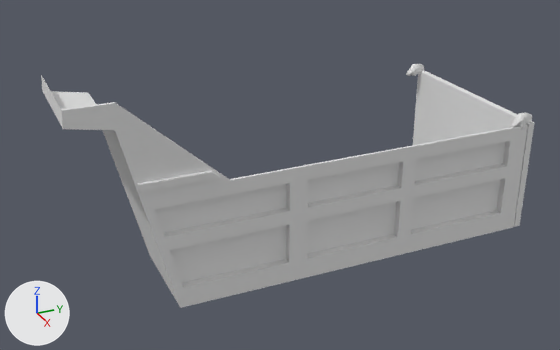
An edit to the glTF model greenfield-v3/assets/models/maz/upKuzov.glb, drawn before and after from the same camera.
The view is the same before and after, from a 50 mm camera at (59.9, -18.7, 33.8) aimed at (8.6, 4.4, 8.1). The axes (+X, +Y, +Z) are drawn at lower left. The lights are the same throughout. The first picture is the older version. Where no turn or scale is listed for an object, it has been applied to the vertices. Vertices at exactly the same position are counted once.

The scene before the commit, as lines of its bpy script (objects in view):
```python
me_cube_002 = bpy.data.meshes.new('Cube.002')
me_cube_002.from_pydata(...)  # 24 vertices, 44 faces; spans x -0.1..15.6, y -2.2..-1.7, z -0.9..8.3
me_plane_001 = bpy.data.meshes.new('Plane.001')
me_plane_001.from_pydata(...)  # 113 vertices, 220 faces; spans x -7.3..0.9, y -10.4..25.1, z -4.8..10.8
ob_cube = bpy.data.objects.new('Cube', me_cube_002)
ob_cube.location = (0.0, 24.98, 3.71)
ob_plane_001 = bpy.data.objects.new('Plane.001', me_plane_001)
ob_plane_001.location = (15.0, -2.4, 7.57)
```
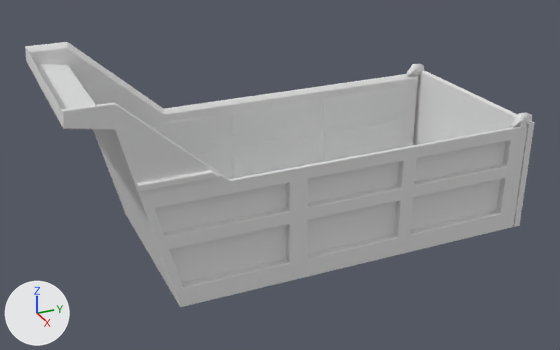
What changed in the scene script:
```text
Change me_plane_001:
    used by ob_plane_001; location = (15.0, -2.4, 7.57)
    remove me_plane_001.from_pydata(...)  # 113 vertices, 220 faces; spans x -7.3..0.9, y -10.4..25.1, z -4.8..10.8
    add me_plane_001.from_pydata(...)  # 1230 vertices, 2452 faces; spans x -15.4..0.9, y -10.4..25.1, z -4.8..10.9
    me_plane_001 part 1: a new loose piece of 615 vertices spanning x -15.4..-7.3, y -10.4..25.1, z -4.8..10.9
    me_plane_001 part 2: 21 vertices moved from x -7.3..0.6, y -6.3..24.7, z -4.8..5.3 to x -7.3..0.6, y -6.3..24.7, z -4.7..5.3; 72 vertices removed from x -0.3..0.9, y -10.4..25.1, z -4.8..10.8; 574 vertices added at x -7.3..0.9, y -10.4..25.1, z -4.8..10.9
```

Changed parts and their boxes [x1, y1, x2, y2] in the pictures (560 x 350 px):
'Plane.001', reshaped (14% taller): before [41, 75, 528, 308]; after [25, 42, 527, 307]
part 1 of me_plane_001, added: after [25, 42, 418, 253]
part 2 of me_plane_001, cut back: before [60, 102, 516, 308]; after [41, 75, 516, 307]
